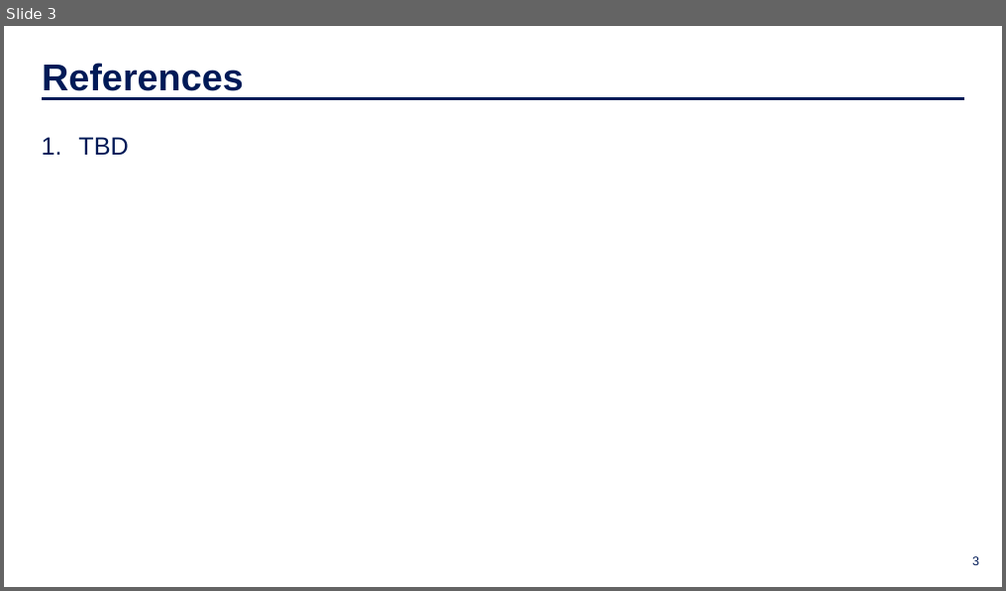
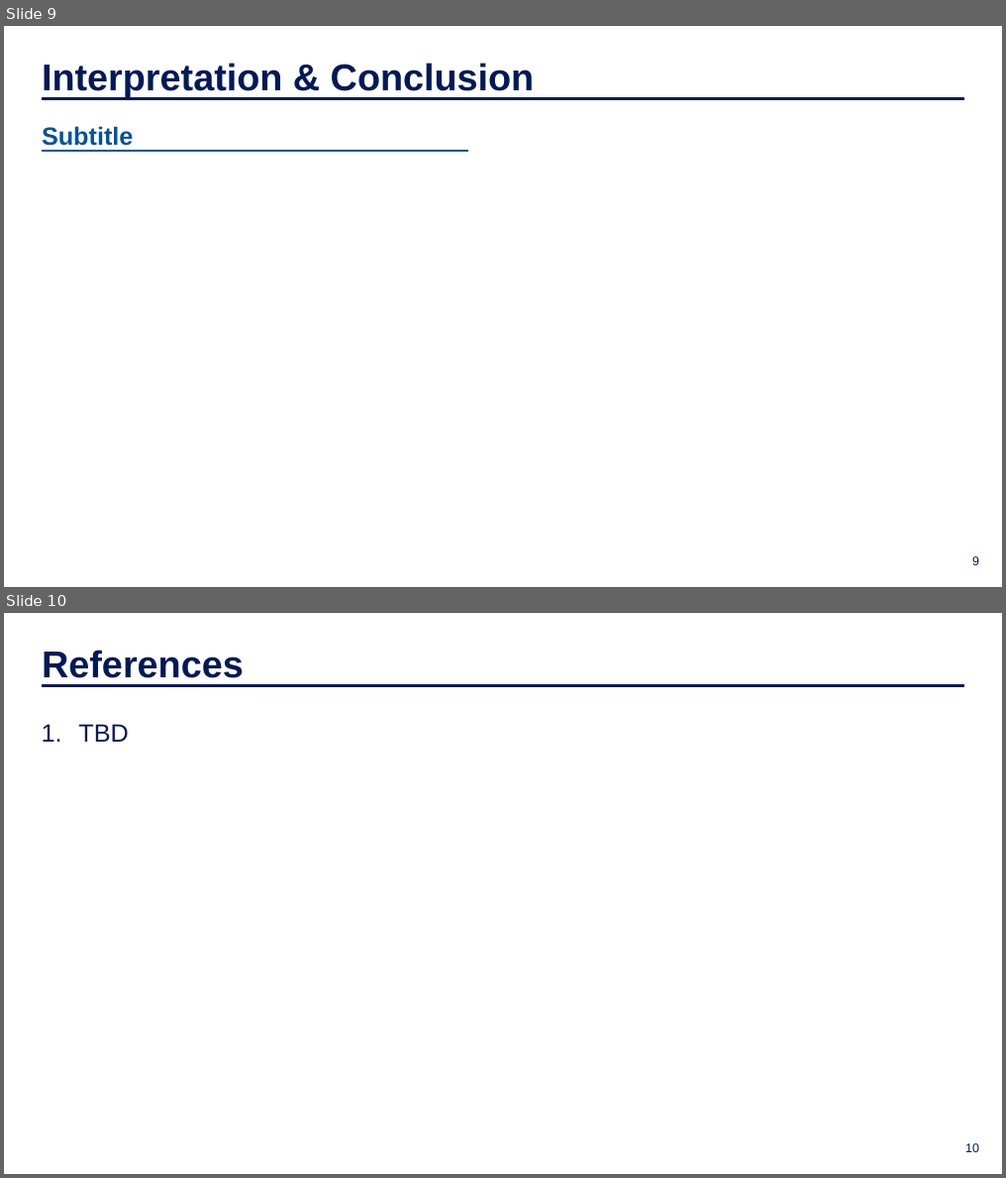
Before and after one commit to IDS-702-F21/team-project-2-streetrx-and-voting-in-nc-yellowfellows, a slide deck: Presentation/slide_deck.pptx. Shown one above the other, each under a label of ours: slide 3 before the commit, slides 9 and 10 after it. The pictures are 1006x591 and 1006x1178 pixels, drawn with LibreOffice and Linux fonts; fonts in the diff are those of the drawing; background and template pictures are left out. Boxes give left, top, right and bottom in pixels: in the first picture for what was removed or moved away, otherwise in the second. Text is boxed around its words. In the diff, an @@ line names an element or a change of style, - is before the commit and + after.

```diff
--- a/Presentation/slide_deck.pptx
+++ b/Presentation/slide_deck.pptx
@@ slide 9 added at (x1=4, y1=26, x2=1002, y2=587), background picture (left out) @@
@@ text added at (x1=42, y1=63, x2=535, y2=97), 36 pt, text #001A57, bold @@
+Interpretation & Conclusion
@@ line added from (42, 98) to (964, 98), #001A57 3 pt @@
@@ text added at (x1=42, y1=126, x2=133, y2=146), 24 pt, text #03529B, bold @@
+Subtitle
@@ line added from (42, 151) to (468, 151), #03529B 2.25 pt @@
@@ page number added at (x1=972, y1=557, x2=979, y2=566), 12 pt, text #001A57 @@
+9
@@ what was slide 3 is now slide 10 @@
@@ page number at (x1=965, y1=1144, x2=979, y2=1153): text changed @@
-3
+10
```
Also in this commit, not shown: 1 slide changed, 6 other slides added, 1 other file.
